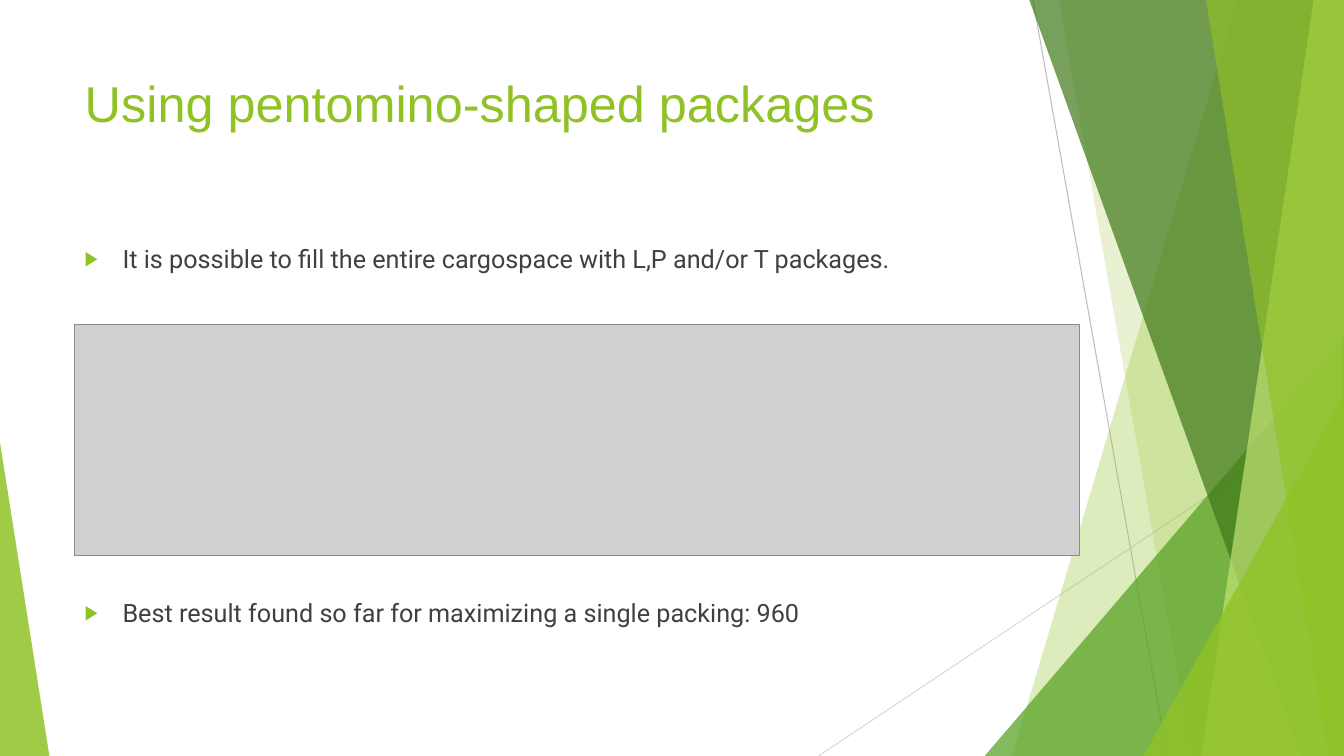
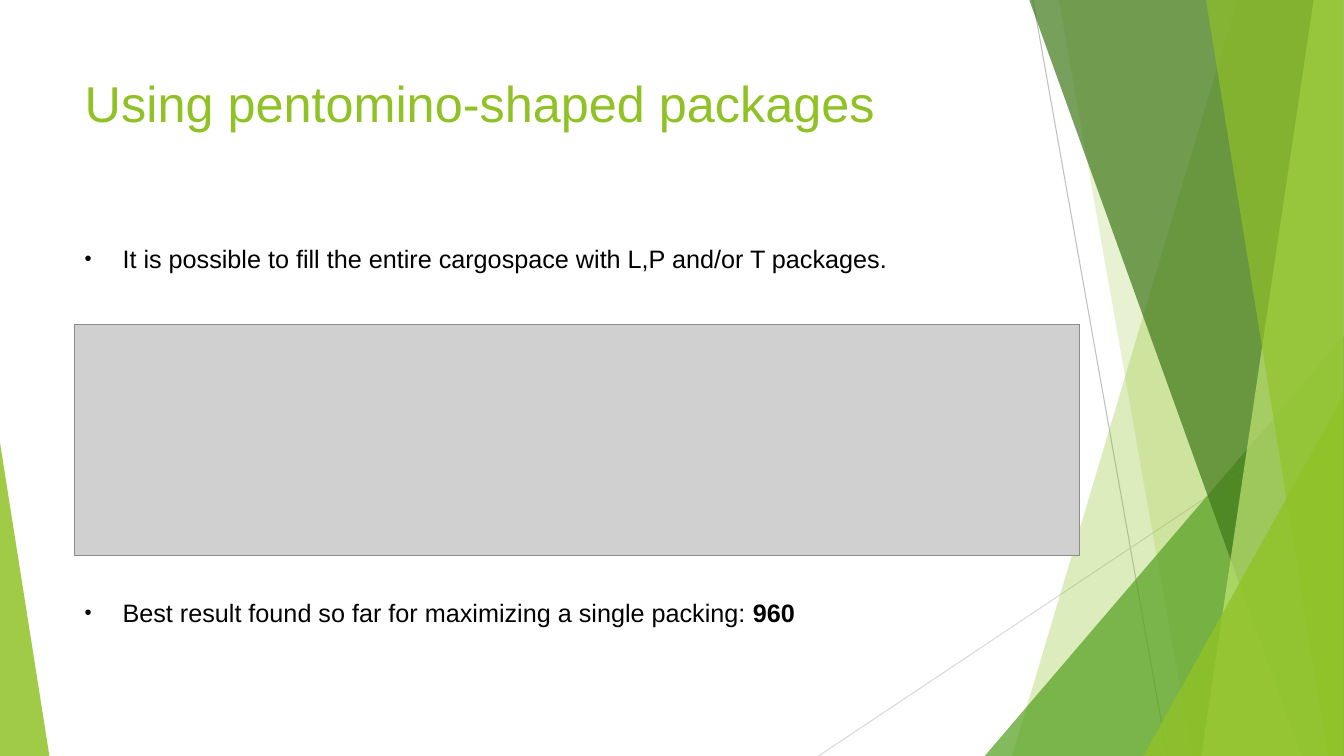
Before and after one commit to swengeler/PP3, a slide deck: slide 19 of Report, presentation and related stuff/Knapsack_problem.pptx (slide 17 before the commit). Drawn at 1344x756 pixels with LibreOffice and Linux fonts; fonts in the diff are those of the drawing; grey boxes stand for pictures. Boxes give left, top, right and bottom in pixels: in the first picture for what was removed or moved away, otherwise in the second. Text is boxed around its words. In the diff, an @@ line names an element or a change of style, - is before the commit and + after.

Commit message:
Added the experiments and results of the greedy algorithm for the presentation

```diff
--- a/Report, presentation and related stuff/Knapsack_problem.pptx
+++ b/Report, presentation and related stuff/Knapsack_problem.pptx
@@ text "It is possible to fill ..." at [123,249,887,628]: font Roboto to Arial, text colour #404040 to #000000; bold on in "960"; bullet ▶ to •; bullet colour #90C226 to #000000 @@
```
Also in this commit, not shown: 6 other slides changed, 4 slides added, 2 slides removed.
